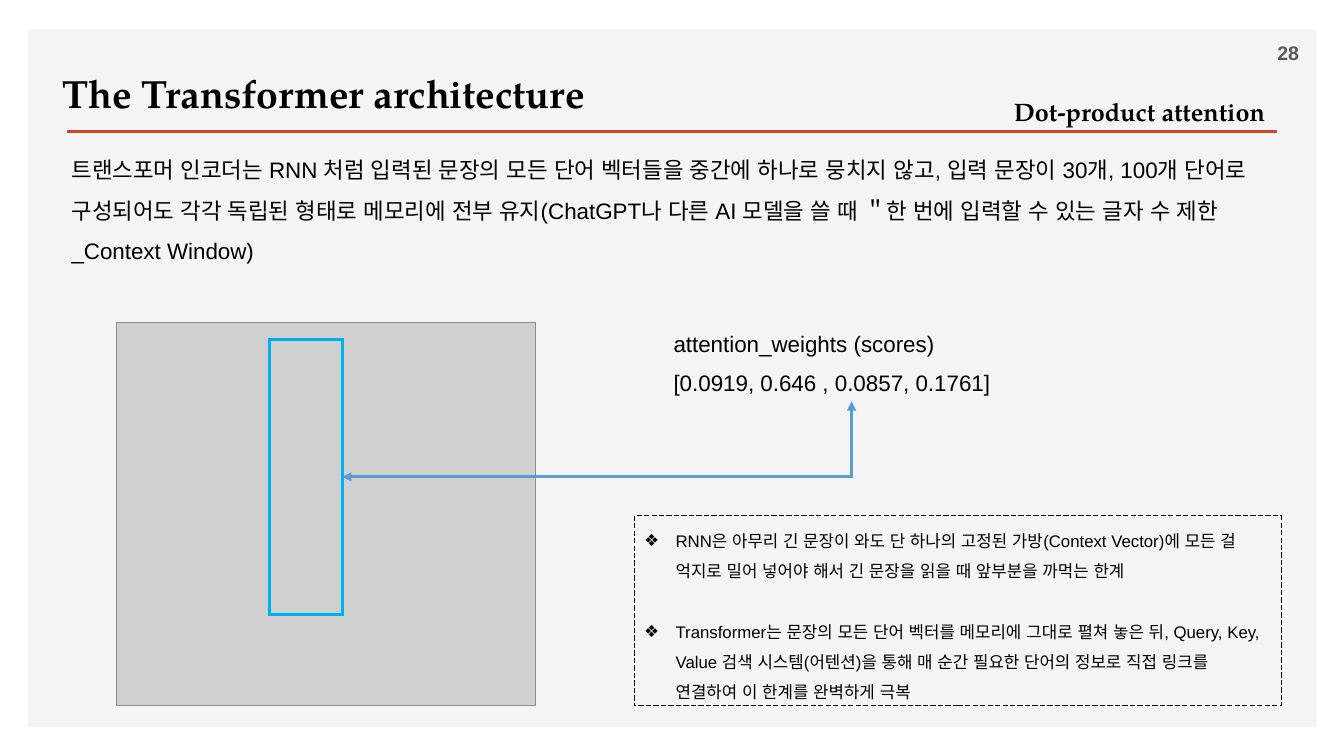
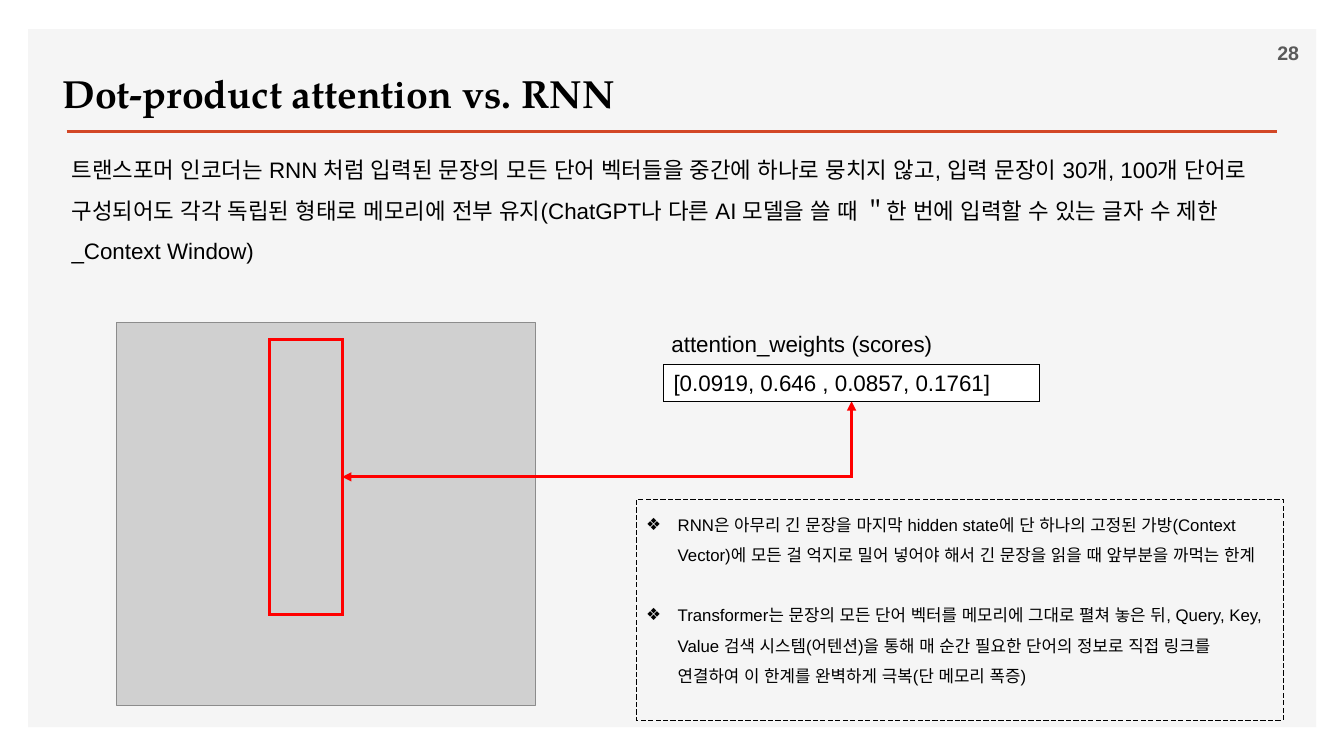
Before and after one commit to ancestor9/2026_Fall_Deep-Learning-with-Python, a slide deck: slide 28 of Chapter 15 Language models and the Transformer.pptx. Drawn at 1344x756 pixels with LibreOffice and Linux fonts; fonts in the diff are those of the drawing; grey boxes stand for pictures; background and template pictures are left out. Boxes give left, top, right and bottom in pixels: in the first picture for what was removed or moved away, otherwise in the second. Text is boxed around its words. In the diff, an @@ line names an element or a change of style, - is before the commit and + after.

```diff
--- a/Chapter 15 Language models and the Transformer.pptx
+++ b/Chapter 15 Language models and the Transformer.pptx
@@ text at box(62, 79, 615, 118): text changed @@
-The Transformer architecture
+Dot-product attention vs. RNN
@@ text removed at box(1014, 103, 1265, 131) @@
-Dot-product attention
@@ rectangle at box(270, 340, 343, 615): outline #00B0F0 2.25 pt to #FF0000 2.25 pt @@
@@ rectangle "[0.0919, 0.646 , 0.0857, 0.1761]": place and size @@
-rectangle "[0.0919, 0.646 , 0.0857, 0.1761]" at box(674, 374, 991, 396)
+rectangle "[0.0919, 0.646 , 0.0857, 0.1761]" at box(663, 364, 1040, 401)
@@ rectangle "[0.0919, 0.646 , 0.0857, 0.1761]" at box(663, 364, 1040, 401): fill none to #FFFFFF; outline none to #000000 0.75 pt @@
@@ elbow double arrow (342, 477) - (852, 401): stroke #5B9BD5 2.25 pt to #FF0000 2.25 pt @@
@@ rectangle "RNN은 아무리 긴 문장을 마지막 ...": place and size @@
-rectangle "RNN은 아무리 긴 문장을 마지막 ..." at box(634, 516, 1281, 707)
+rectangle "RNN은 아무리 긴 문장을 마지막 ..." at box(636, 499, 1284, 720)
@@ text in rectangle at box(678, 517, 1261, 686): text changed @@
-❖ RNN은 아무리 긴 문장이 와도 단 하나의 고정된 가방(Context Vector)에 모든 걸 억지로 밀어 넣어야 해서 긴 문장을 읽을 때 앞부분을 까먹는 한계
-❖ Transformer는 문장의 모든 단어 벡터를 메모리에 그대로 펼쳐 놓은 뒤, Query, Key, Value 검색 시스템(어텐션)을 통해 매 순간 필요한 단어의 정보로 직접 링크를 연결하여 이 한계를 완벽하게 극복
+❖ RNN은 아무리 긴 문장을 마지막 hidden state에 단 하나의 고정된 가방(Context Vector)에 모든 걸 억지로 밀어 넣어야 해서 긴 문장을 읽을 때 앞부분을 까먹는 한계
+❖ Transformer는 문장의 모든 단어 벡터를 메모리에 그대로 펼쳐 놓은 뒤, Query, Key, Value 검색 시스템(어텐션)을 통해 매 순간 필요한 단어의 정보로 직접 링크를 연결하여 이 한계를 완벽하게 극복(단 메모리 폭증)
```
Also in this commit, not shown: 11 other slides changed, 4 slides added.
